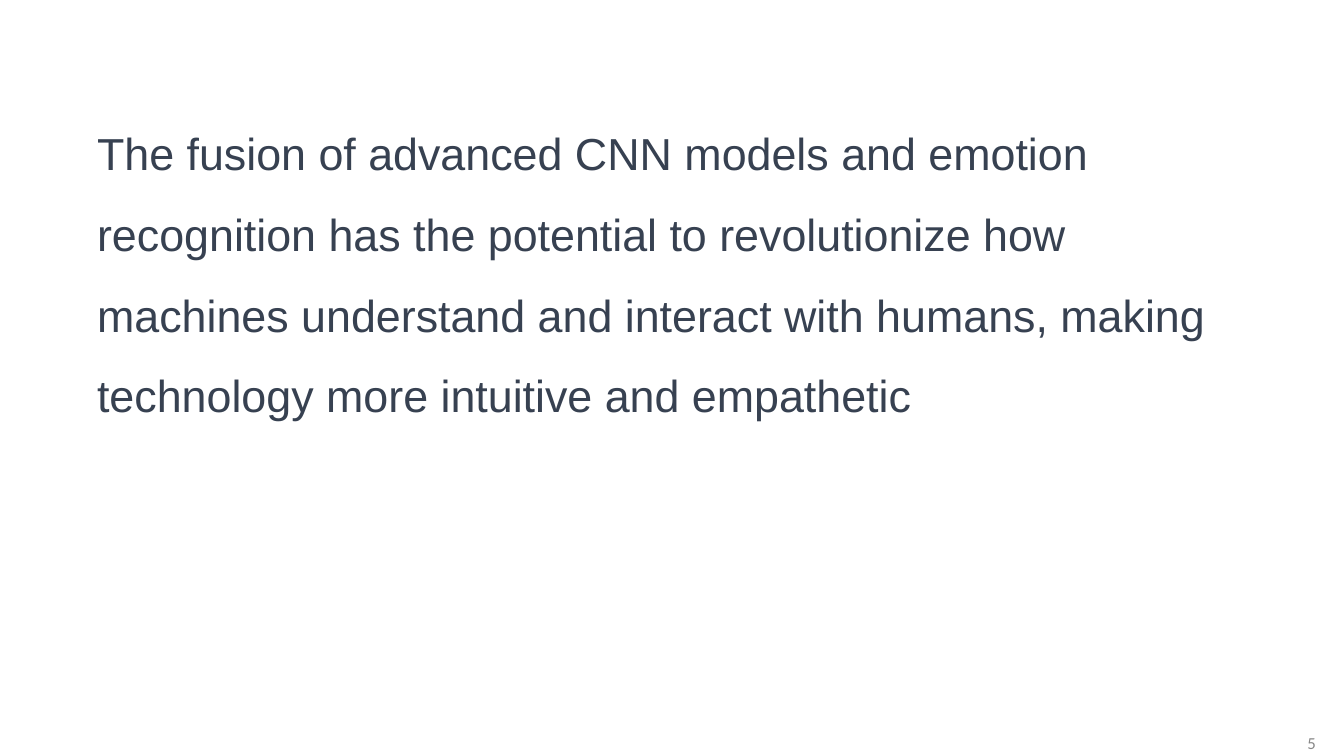
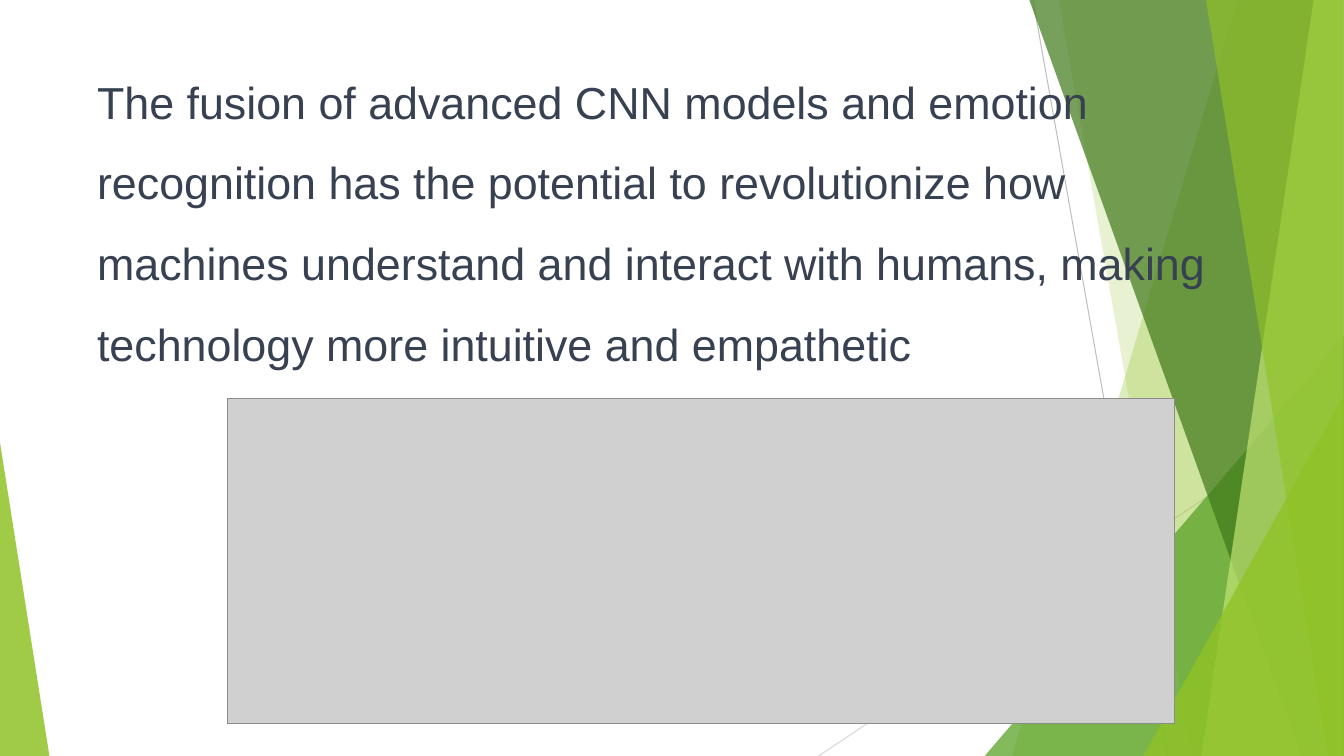
Before and after one commit to AndroZa0812/FacialEmotionRecognition, a slide deck: slide 5 of EmotionDetection.pptx. Drawn at 1344x756 pixels with LibreOffice and Linux fonts; fonts in the diff are those of the drawing; grey boxes stand for pictures. Boxes give left, top, right and bottom in pixels: in the first picture for what was removed or moved away, otherwise in the second. Text is boxed around its words. In the diff, an @@ line names an element or a change of style, - is before the commit and + after.

```diff
--- a/EmotionDetection.pptx
+++ b/EmotionDetection.pptx
@@ text "The fusion of advanced CNN ...": place and size @@
-text "The fusion of advanced CNN ..." at (97, 137, 1204, 421)
+text "The fusion of advanced CNN ..." at (97, 84, 1204, 369)
@@ picture added at (227, 398, 1175, 723) @@
@@ group added at (0, 0, 1344, 756): 5 freeform shapes, 3 triangles, 2 lines @@
@@ page number removed at (1307, 738, 1315, 749) @@
-5
```
Also in this commit, not shown: 16 other slides changed, 1 slide added.
